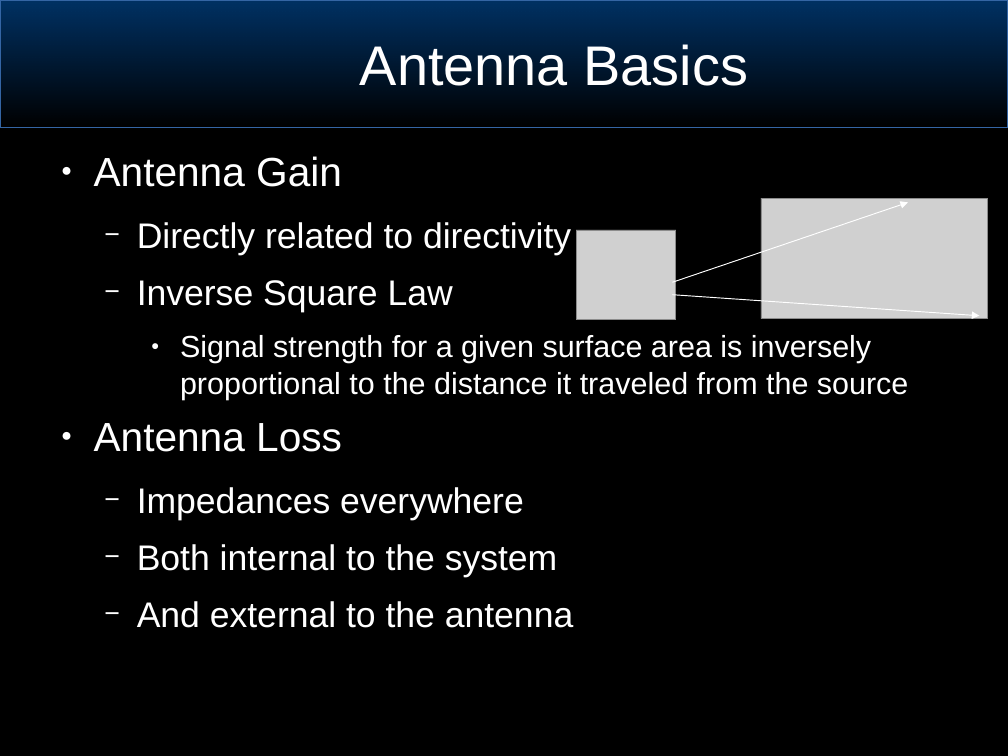
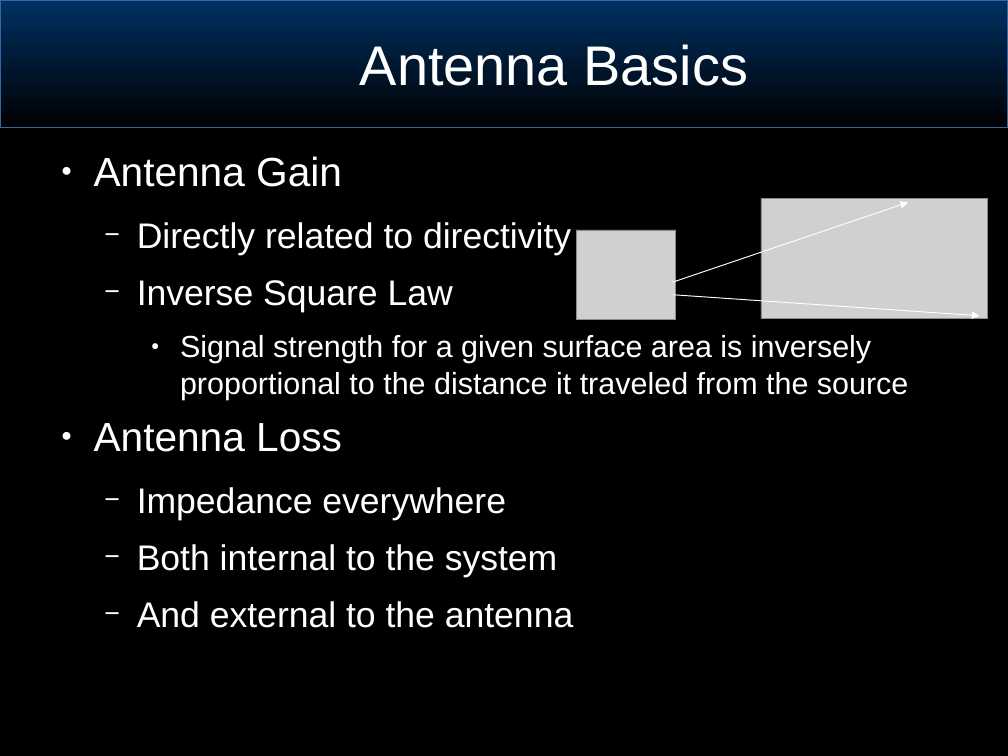
Before and after one commit to joeblankenship1/BRW_ANT_CLASS, a slide deck: slide 20 of BasicSignalsConcepts.odp (slide 19 before the commit). Drawn at 1008x756 pixels with LibreOffice and Linux fonts; fonts in the diff are those of the drawing; grey boxes stand for pictures; background and template pictures are left out. Boxes give left, top, right and bottom in pixels: in the first picture for what was removed or moved away, otherwise in the second. Text is boxed around its words. In the diff, an @@ line names an element or a change of style, - is before the commit and + after.

```diff
--- a/BasicSignalsConcepts.odp
+++ b/BasicSignalsConcepts.odp
@@ text at box(137, 487, 506, 520): text changed @@
-  − Impedances everywhere
+  − Impedance everywhere
```
Also in this commit, not shown: 14 other slides changed, 5 slides added, 9 slides removed, 1 other file.
